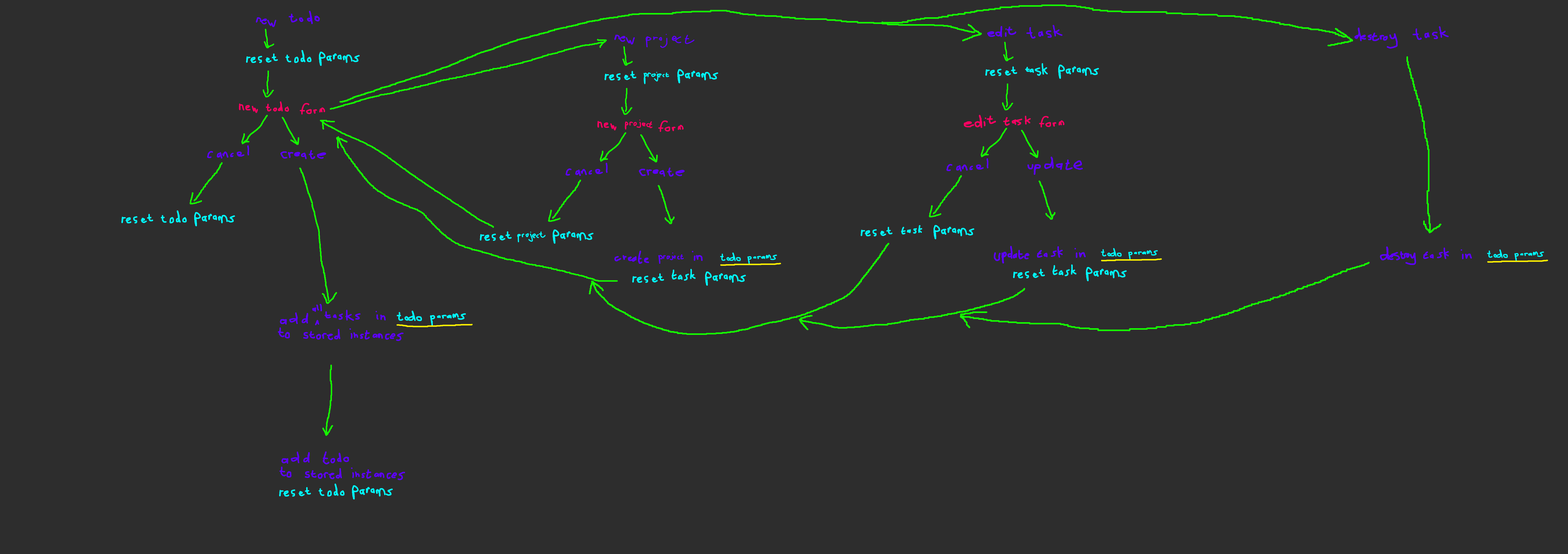
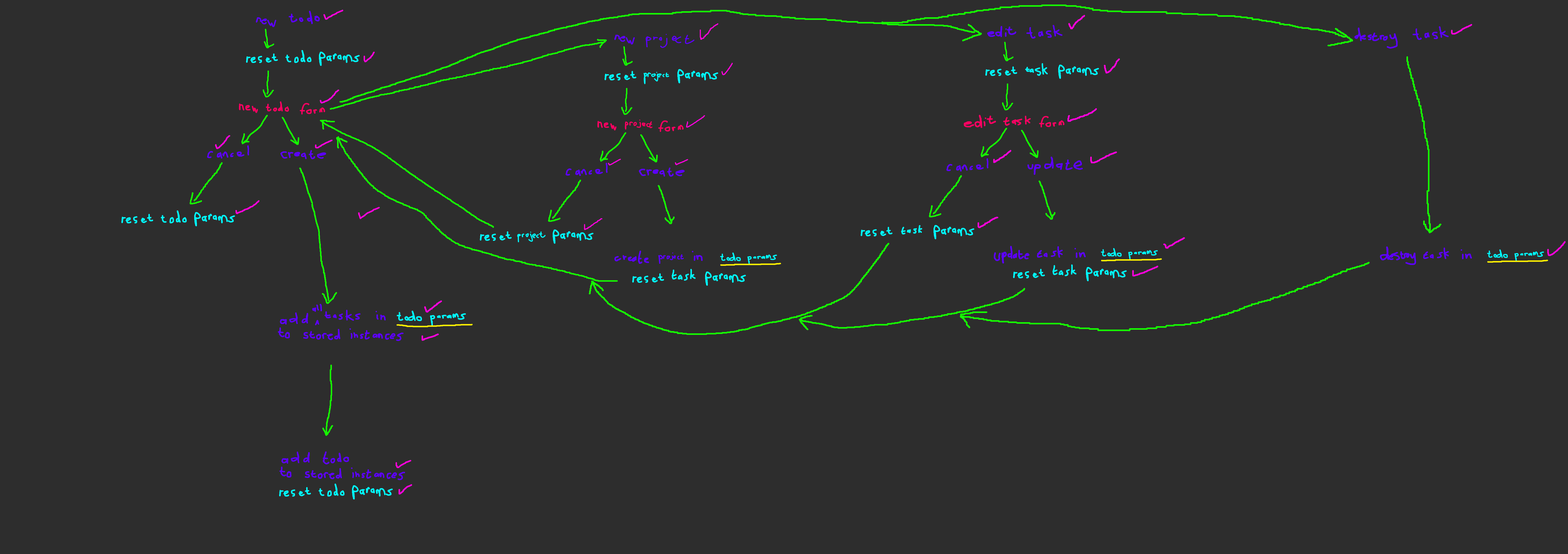
Layers edited between the first and the second w=1568, h=554 image:
showed "Paint Layer 2", painted on it over [214, 9, 1566, 496]
